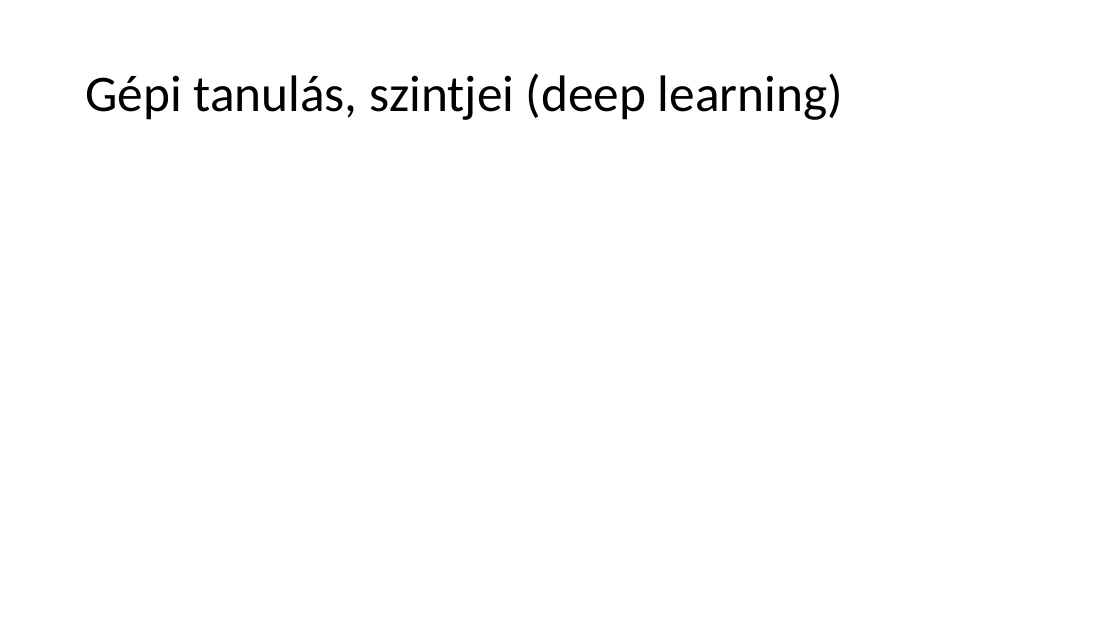
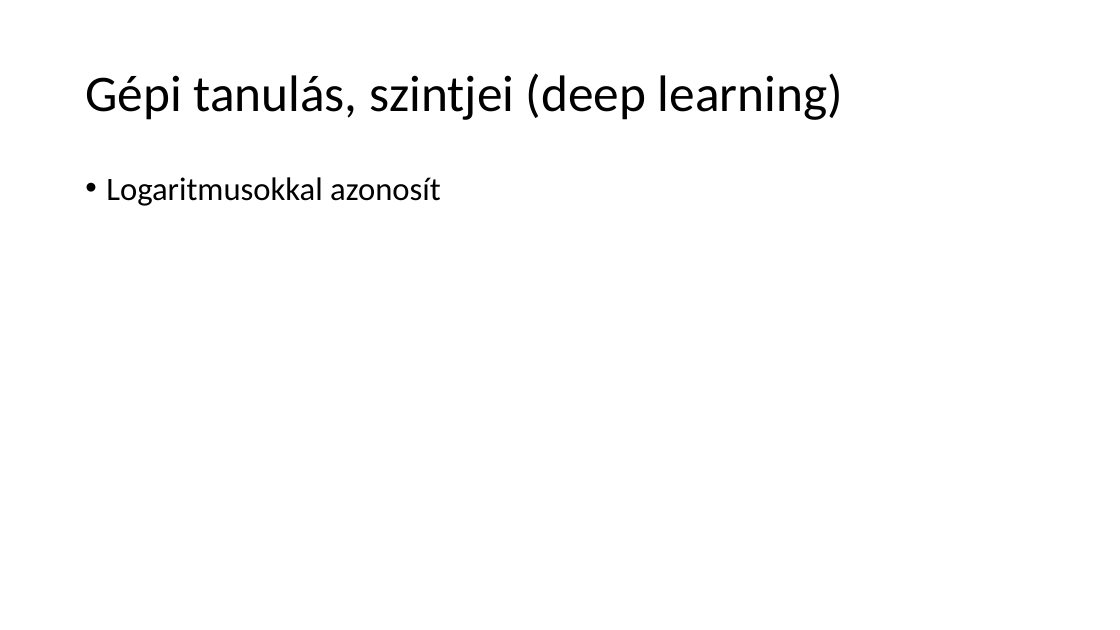
Before and after one commit to peterdaviid/ai-ppt, a slide deck: slide 8 of ai ppt.pptx (slide 6 before the commit). Drawn at 1120x630 pixels with LibreOffice and Linux fonts; fonts in the diff are those of the drawing. Boxes give left, top, right and bottom in pixels: in the first picture for what was removed or moved away, otherwise in the second. Text is boxed around its words. In the diff, an @@ line names an element or a change of style, - is before the commit and + after.

```diff
--- a/ai ppt.pptx
+++ b/ai ppt.pptx
@@ text added at (106, 177, 441, 206), 28 pt, text #000000 @@
+• Logaritmusokkal azonosít
```
Also in this commit, not shown: 4 other slides changed, 2 slides added.
